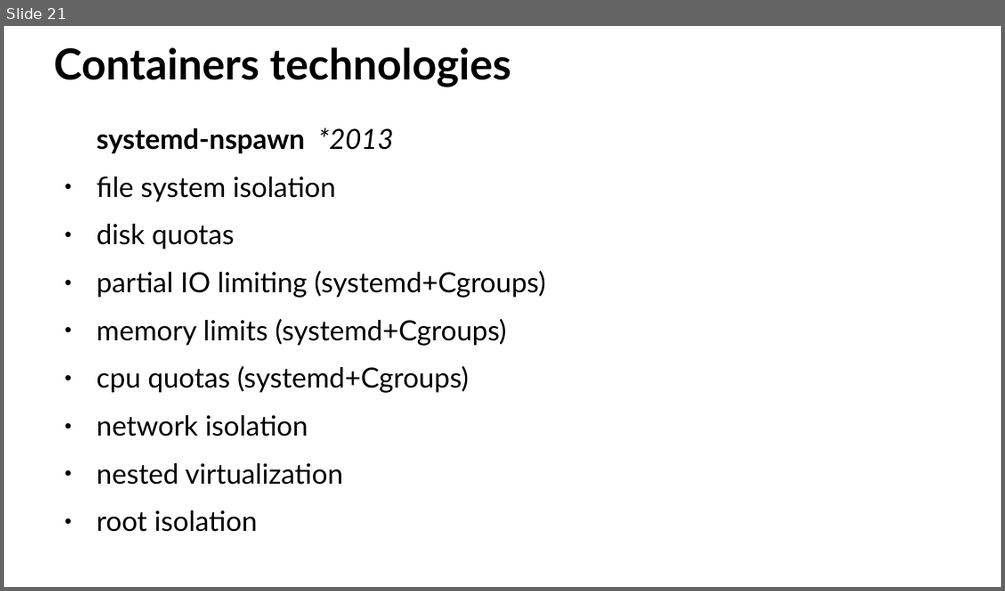
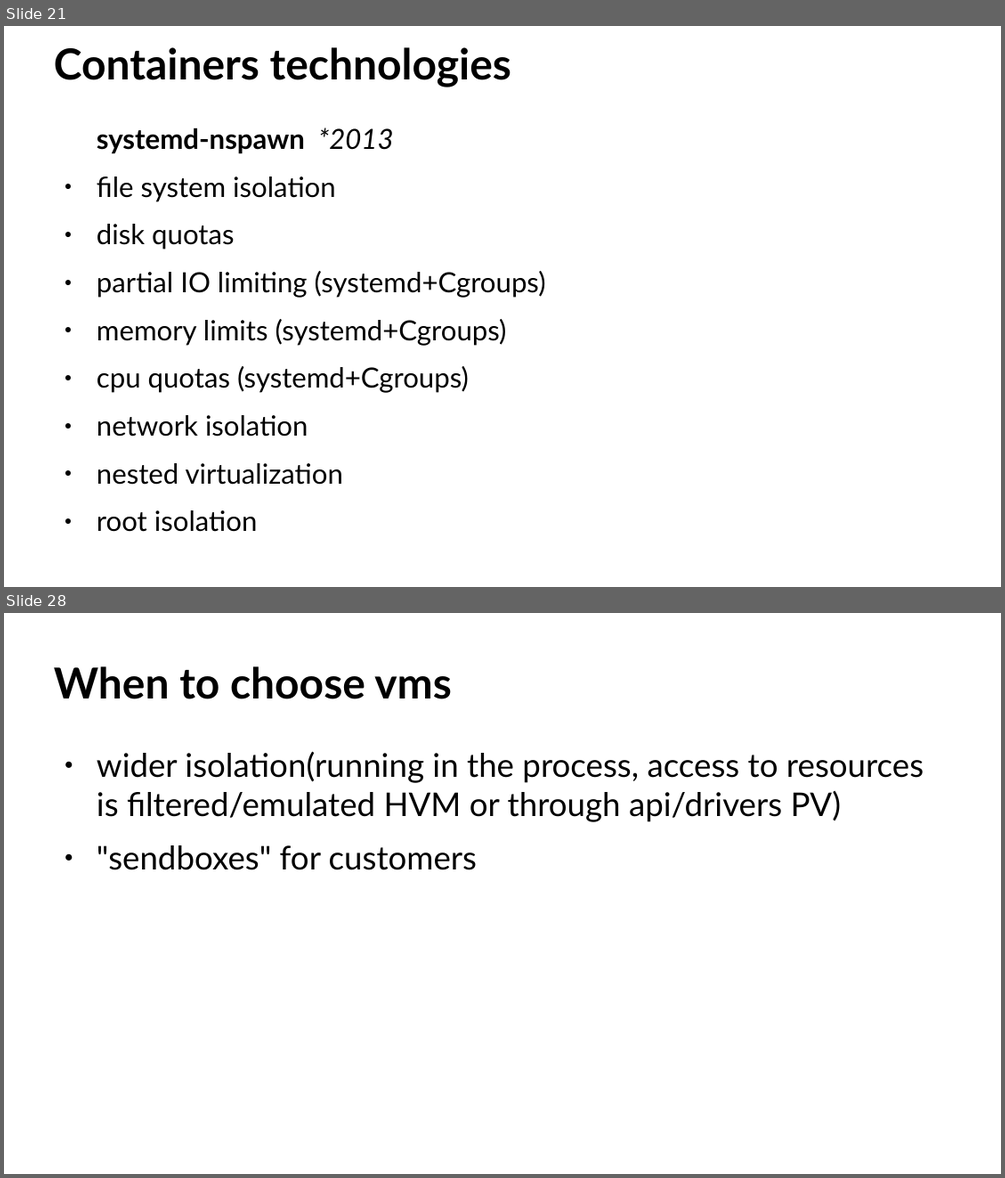
Before and after one commit to djz88/docs, a slide deck: kontejnery/kernel_isolation_linuxdays2017.odp. Shown one above the other, each under a label of ours: slide 21 before the commit, slides 21 and 28 after it; the slides between them are not shown. The pictures are 1005x591 and 1005x1178 pixels, drawn with LibreOffice and Linux fonts; fonts in the diff are those of the drawing; background and template pictures are left out. Boxes give left, top, right and bottom in pixels: in the first picture for what was removed or moved away, otherwise in the second. Text is boxed around its words. In the diff, an @@ line names an element or a change of style, - is before the commit and + after.

```diff
--- a/kontejnery/kernel_isolation_linuxdays2017.odp
+++ b/kontejnery/kernel_isolation_linuxdays2017.odp
@@ slide 28 added at bbox=[4, 613, 1001, 1174], background #FFFFFF @@
@@ title added at bbox=[54, 666, 451, 699], 34 pt, text #000000, bold @@
+When to choose vms
@@ text added at bbox=[97, 751, 923, 870], 26 pt, text #000000 @@
+● wider isolation(running in the process, access to resources is filtered/emulated HVM or through api/drivers PV)
+● "sendboxes" for customers
```
Also in this commit, not shown: 16 slides changed, 1 other slide added, 14 slides removed, 1 other file.
